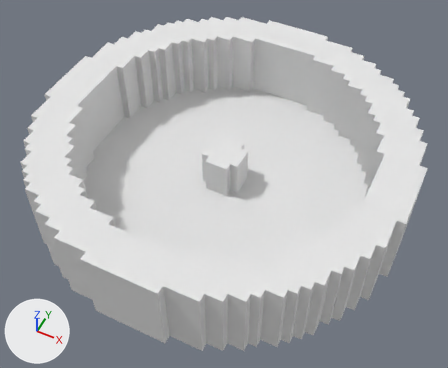
What one commit did to the OBJ model Assets/Models/pool.obj.
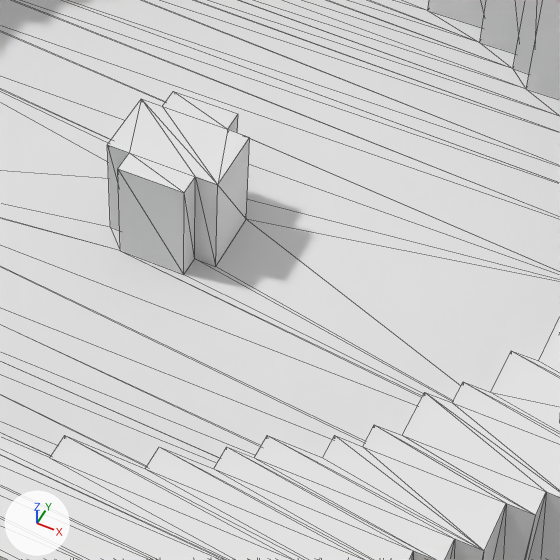
Each version appears first whole from a 50 mm camera at (25.5, -48.2, 61.5) aimed at (2.0, -1.2, 2.8), and next in a close-up on the part from 37% to 78% of the width and 29% to 79% of the height. The axes (+X, +Y, +Z) are drawn at lower left. The lights are the same throughout. The close-ups show mesh edges as thin lines. Where no turn or scale is listed for an object, it has been applied to the vertices. Vertices at the same position are counted once.

In view in the first close-up: 'pool'.
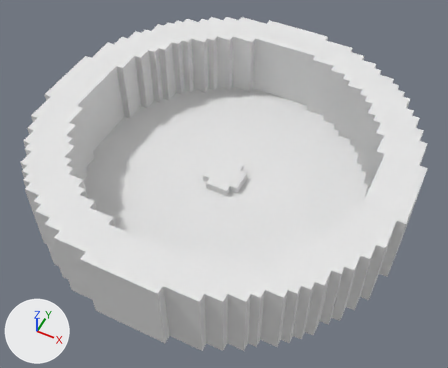
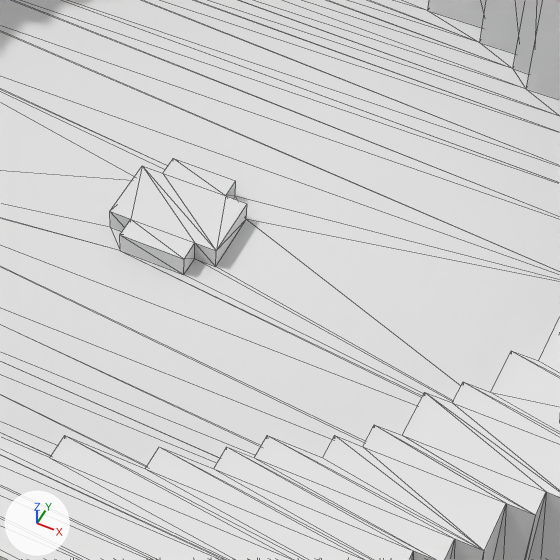
Boxes [x1, y1, x2, y2] around the edits, measured in the close-ups (560 x 560 px; the box of a moved part takes in the faces that stretch with it):
part 1 of me_pool, moved or reshaped
    before: [107, 92, 250, 275]
    after: [110, 158, 247, 275]

What changed in the scene script:
```text
Change me_pool:
    where me_pool.from_pydata(...)  # 408 vertices, 812 faces; spans x -22.5..24.5, y -22.5..24.5, z 0.0..10.0
    used by ob_pool; location = (0.0, 0.0, 0.0)
    me_pool part 1: all 12 vertices in x -1.5..3.5, y -1.5..3.5, z 6.0 are moved by (0.0, 0.0, -4.0)
```
